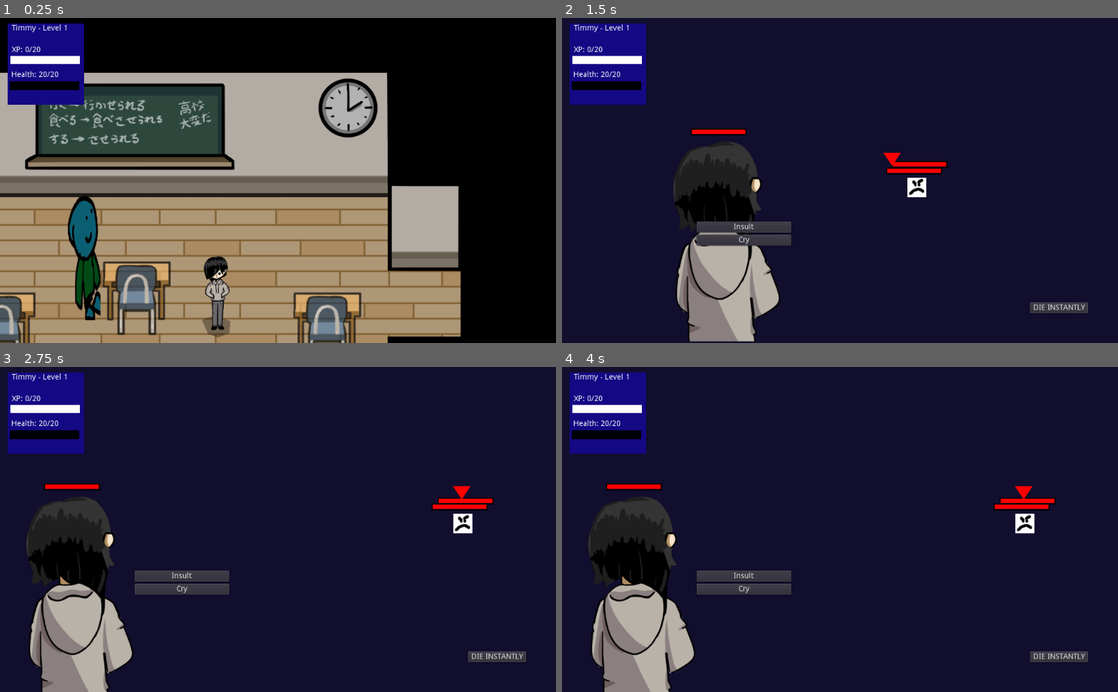
Above: before the commit, frames 1-4 (two rows, left to right).
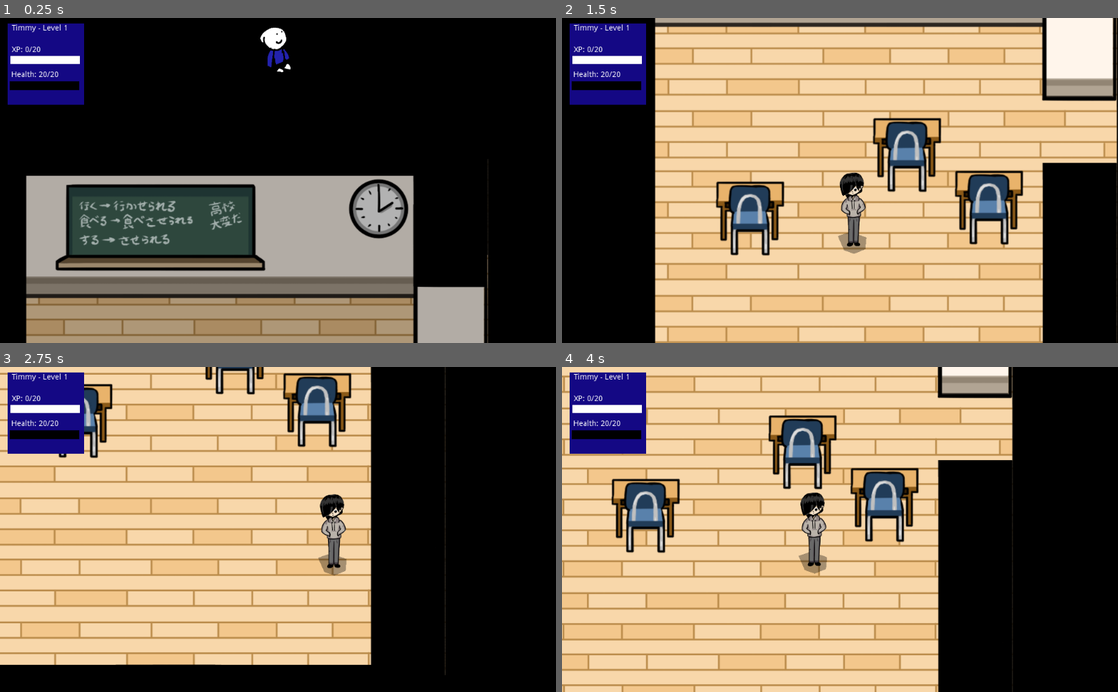
Above: after the commit, the same moments.

Repository: johnfn/ld49
Game: Godot game, scene res://Main.tscn
Two runs of this game, one before a commit and one after it. Both use one fixed random seed, a clock stepped at 60 frames per second and the inputs below.
Inputs (mouse positions are in pixels of both pictures, inside the frame that each line leads up to):
- Up to frame 1 (0.25 s): no input
- Up to frame 2 (1.5 s): move the mouse to (962, 164) at 0.52 s; hold Right (ui_right) 0.53-1.28 s; tap Z (action) at 0.6 s; move the mouse to (728, 196) at 1.27 s; hold Down (ui_down) from 1.28 s (still down); tap X (angry) at 1.35 s
- Up to frame 3 (2.75 s): move the mouse to (333, 458) at 2.02 s; release Down (ui_down) at 2.03 s; hold Right (ui_right) from 2.03 s (still down); tap Z (action) at 2.1 s
- Up to frame 4 (4 s): move the mouse to (812, 594) at 2.77 s; release Right (ui_right) at 2.78 s; hold Up (ui_up) 2.78-3.53 s; tap X (angry) at 2.85 s; move the mouse to (1006, 578) at 3.52 s; hold Left (ui_left) from 3.53 s (still down); tap Z (action) at 3.6 s

The runs differ from the first frame. In frame 1, 56% of the frame differs, in the area x 0-88%, y 2-100%; in frame 2, 96%; in frame 3, 96%, in the area x 0-100%, y 0-100%; in frame 4, 96%.

Commit message:
Add school room 2

Diff:
--- a/Main.tscn
+++ b/Main.tscn
@@ -46,9 +46,10 @@
 position = Vector2( 780, 873.609 )
 
 [node name="OtherClassroom" parent="GameObjects" instance=ExtResource( 11 )]
+position = Vector2( -980, 1020 )
 
 [node name="Player" parent="GameObjects" instance=ExtResource( 1 )]
-position = Vector2( -460, 700 )
+position = Vector2( -560, 1600 )
 
 [node name="MainCamera" type="Camera2D" parent="."]
 current = true
--- a/OtherClassroom.tscn
+++ b/OtherClassroom.tscn
@@ -1,15 +1,23 @@
-[gd_scene load_steps=9 format=2]
+[gd_scene load_steps=11 format=2]
 
-[ext_resource path="res://TestDecomposeConcavePolygon.gd" type="Script" id=1]
 [ext_resource path="res://GenericInspectable.tscn" type="PackedScene" id=2]
 [ext_resource path="res://RoomDimmer.gd" type="Script" id=3]
 [ext_resource path="res://BlueDesk.tscn" type="PackedScene" id=4]
 [ext_resource path="res://RedDesk.tscn" type="PackedScene" id=5]
-[ext_resource path="res://art/overworld/classroom.png" type="Texture" id=6]
 [ext_resource path="res://GenericRoom.gd" type="Script" id=7]
+[ext_resource path="res://art/overworld/classroom2.png" type="Texture" id=8]
 
 [sub_resource type="RectangleShape2D" id=1]
 extents = Vector2( 560, 440 )
+
+[sub_resource type="RectangleShape2D" id=2]
+extents = Vector2( 60, 620 )
+
+[sub_resource type="RectangleShape2D" id=3]
+extents = Vector2( 60, 320 )
+
+[sub_resource type="RectangleShape2D" id=4]
+extents = Vector2( 400, 60 )
 
 [node name="OtherClassroom" type="YSort"]
 position = Vector2( -1200, 860 )
@@ -21,18 +29,19 @@
 [node name="Graphics" type="YSort" parent="RoomDimmer"]
 modulate = Color( 1, 1, 1, 0.5 )
 
-[node name="classroom" type="Sprite" parent="RoomDimmer/Graphics"]
-texture = ExtResource( 6 )
+[node name="classroom2" type="Sprite" parent="RoomDimmer/Graphics"]
+position = Vector2( -160, -40 )
+texture = ExtResource( 8 )
 centered = false
 
 [node name="BlueDesk" parent="RoomDimmer/Graphics" instance=ExtResource( 4 )]
-position = Vector2( 260, 820 )
+position = Vector2( 210, 670 )
 
 [node name="BlueDesk2" parent="RoomDimmer/Graphics" instance=ExtResource( 4 )]
-position = Vector2( 860, 820 )
+position = Vector2( 650, 650 )
 
 [node name="RedDesk" parent="RoomDimmer/Graphics" instance=ExtResource( 5 )]
-position = Vector2( 700, 700 )
+position = Vector2( 490, 530 )
 
 [node name="Area2D" type="Area2D" parent="RoomDimmer"]
 visible = false
@@ -41,20 +50,31 @@
 position = Vector2( 640, 640 )
 shape = SubResource( 1 )
 
-[node name="StaticBody2D" type="StaticBody2D" parent="."]
-script = ExtResource( 1 )
-
-[node name="CollisionPolygon2D" type="CollisionPolygon2D" parent="StaticBody2D"]
-build_mode = 1
-polygon = PoolVector2Array( 1200, 600, 1080, 600, 1080, 480, 160, 480, 160, 960, 1080, 960, 1080, 760, 1200, 760, 1200, 1080, 80, 1080, 80, 200, 1200, 200, 1200, 600 )
-
 [node name="GenericInspectable" parent="." instance=ExtResource( 2 )]
-position = Vector2( 600, 400 )
+position = Vector2( 390, 230 )
 enemy_type = 9
 
 [node name="GenericInspectable2" parent="." instance=ExtResource( 2 )]
-position = Vector2( 1040, 400 )
+position = Vector2( 830, 230 )
 enemy_type = 7
+
+[node name="StaticBody2D" type="StaticBody2D" parent="."]
+
+[node name="CollisionShape2D" type="CollisionShape2D" parent="StaticBody2D"]
+position = Vector2( 70, 610 )
+shape = SubResource( 2 )
+
+[node name="CollisionShape2D2" type="CollisionShape2D" parent="StaticBody2D"]
+position = Vector2( 910, 890 )
+shape = SubResource( 3 )
+
+[node name="CollisionShape2D3" type="CollisionShape2D" parent="StaticBody2D"]
+position = Vector2( 510, 1170 )
+shape = SubResource( 4 )
+
+[node name="CollisionShape2D4" type="CollisionShape2D" parent="StaticBody2D"]
+position = Vector2( 510, 270 )
+shape = SubResource( 4 )
 
 [connection signal="body_entered" from="RoomDimmer/Area2D" to="RoomDimmer" method="_on_Area2D_body_entered"]
 [connection signal="body_exited" from="RoomDimmer/Area2D" to="RoomDimmer" method="_on_Area2D_body_exited"]
--- a/RoomDimmer.gd
+++ b/RoomDimmer.gd
@@ -9,7 +9,6 @@
 }
 
 var state = State.Invisible
-
 
 func _ready():
   $Graphics.modulate = Color(1, 1, 1, 0)
